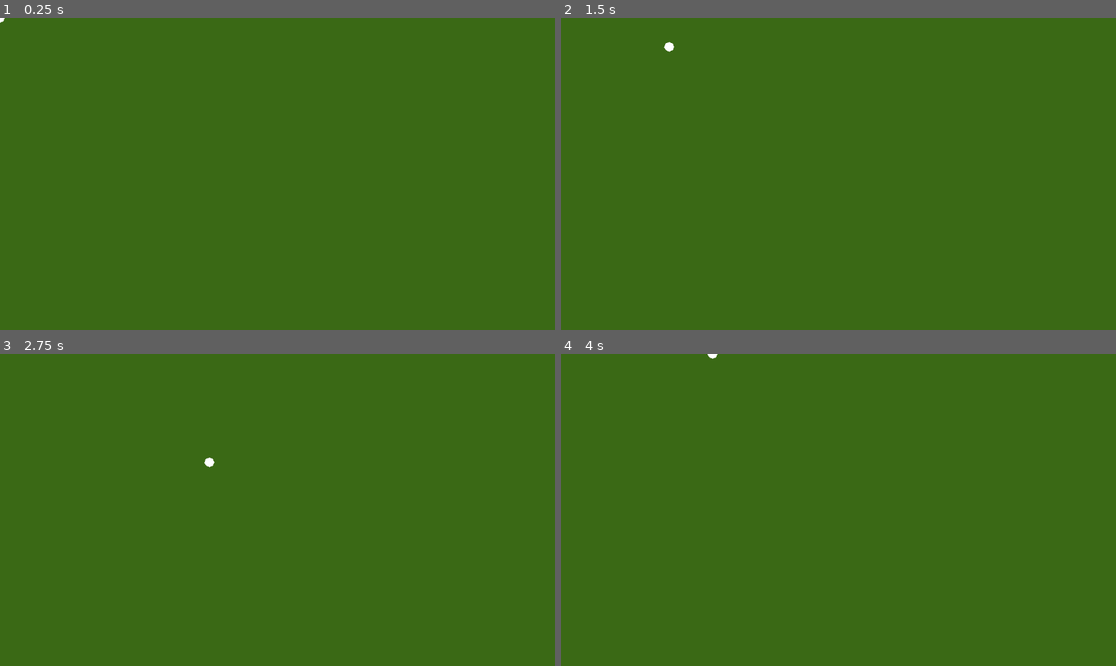
Above: before the commit, frames 1-4 (two rows, left to right).
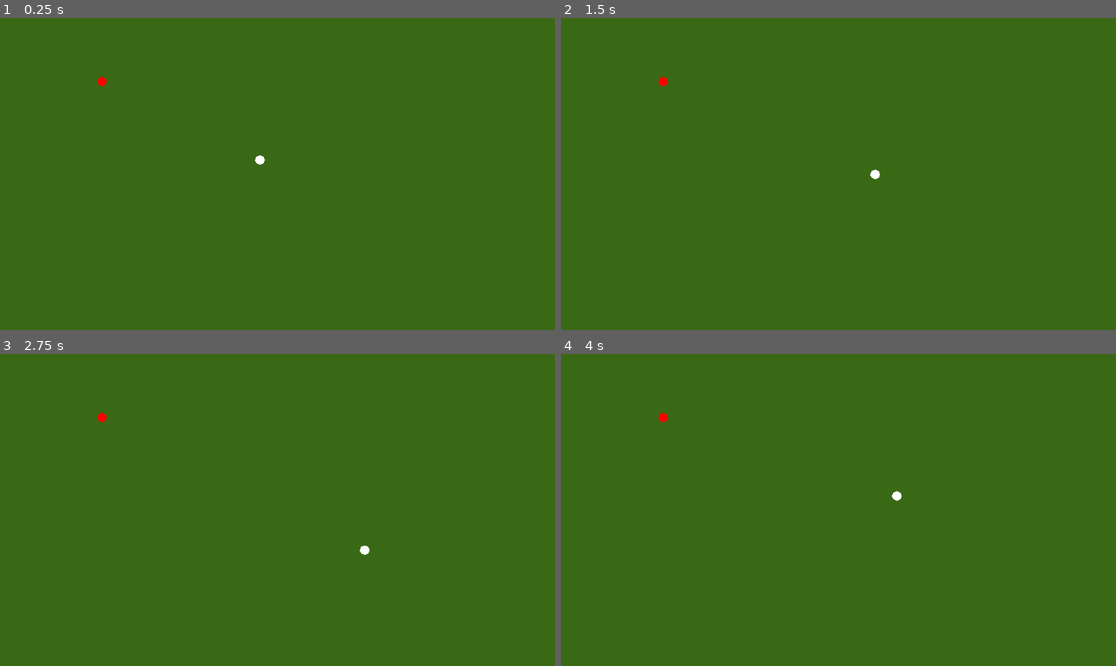
Above: after the commit, the same moments.

Repository: P-zee/UWRGJ-Team3
Game: Godot game, scene res://Environment/level.tscn
The game is run twice, just before and just after one commit, with the same random seed, the same clock (stepped at 60 frames per second) and the same inputs.
Inputs:
- Up to frame 1 (0.25 s): no input
- Up to frame 2 (1.5 s): tap Enter at 0.5 s; hold Right (ui_right) 0.53-1.28 s; hold Down (ui_down) from 1.28 s (still down)
- Up to frame 3 (2.75 s): release Down (ui_down) at 2.03 s; hold Right (ui_right) from 2.03 s (still down)
- Up to frame 4 (4 s): release Right (ui_right) at 2.78 s; hold Up (ui_up) 2.78-3.53 s; hold Left (ui_left) from 3.53 s (still down)

The runs differ from the first frame. In frame 1, less than 0.1% of the frame differs, in the area x 0-48%, y 0-48%; in frame 2, 0.1%; in frame 3, 0.1%, in the area x 17-67%, y 18-65%; in frame 4, 0.1%.

Commit message:
Add enemy to level and modify stats

Diff:
--- a/Entities/Player/player.gd
+++ b/Entities/Player/player.gd
@@ -1,7 +1,7 @@
 extends CharacterBody2D
 
 
-const SPEED = 300.0
+const SPEED = 150.0
 
 
 func _physics_process(delta: float) -> void:
--- a/Environment/level.tscn
+++ b/Environment/level.tscn
@@ -1,6 +1,7 @@
-[gd_scene load_steps=2 format=3 uid="uid://ctdr5w2tggf8k"]
+[gd_scene load_steps=3 format=3 uid="uid://ctdr5w2tggf8k"]
 
 [ext_resource type="PackedScene" uid="uid://b4c5k1hv4io8d" path="res://Entities/Player/player.tscn" id="1_x2hm2"]
+[ext_resource type="PackedScene" uid="uid://budo70qh7vqap" path="res://Entities/Enemies/enemy.tscn" id="2_s4nmo"]
 
 [node name="Level" type="Node2D"]
 
@@ -9,3 +10,7 @@
 polygon = PackedVector2Array(0, 0, 1152, 0, 1152, 648, 0, 648)
 
 [node name="CharacterBody2D" parent="." instance=ExtResource("1_x2hm2")]
+position = Vector2(540, 295)
+
+[node name="Enemy" parent="." instance=ExtResource("2_s4nmo")]
+position = Vector2(212, 132)
